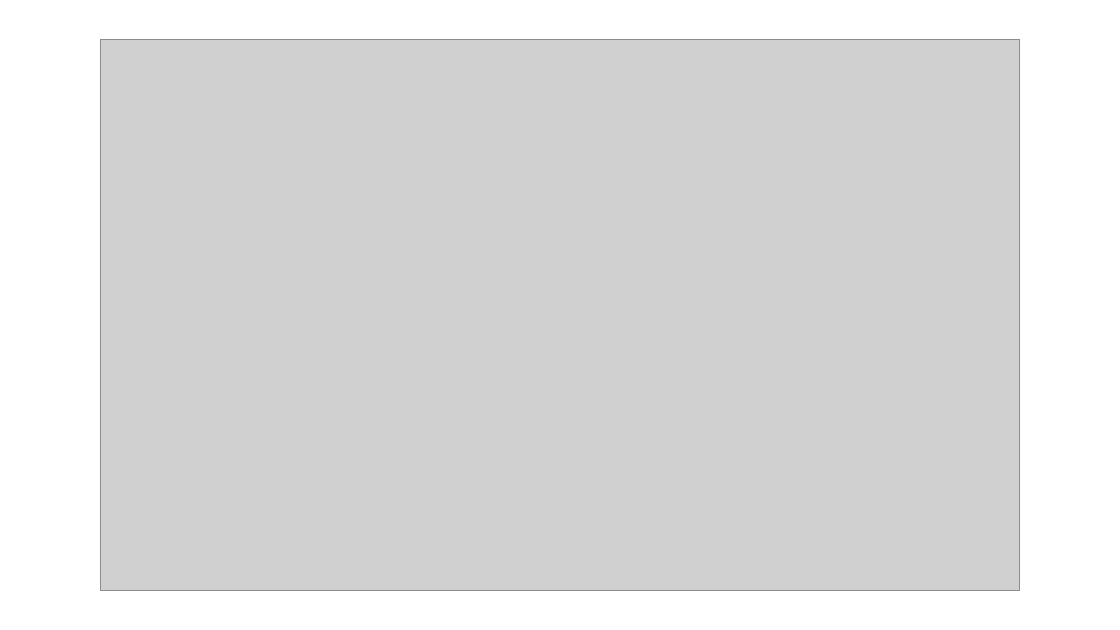
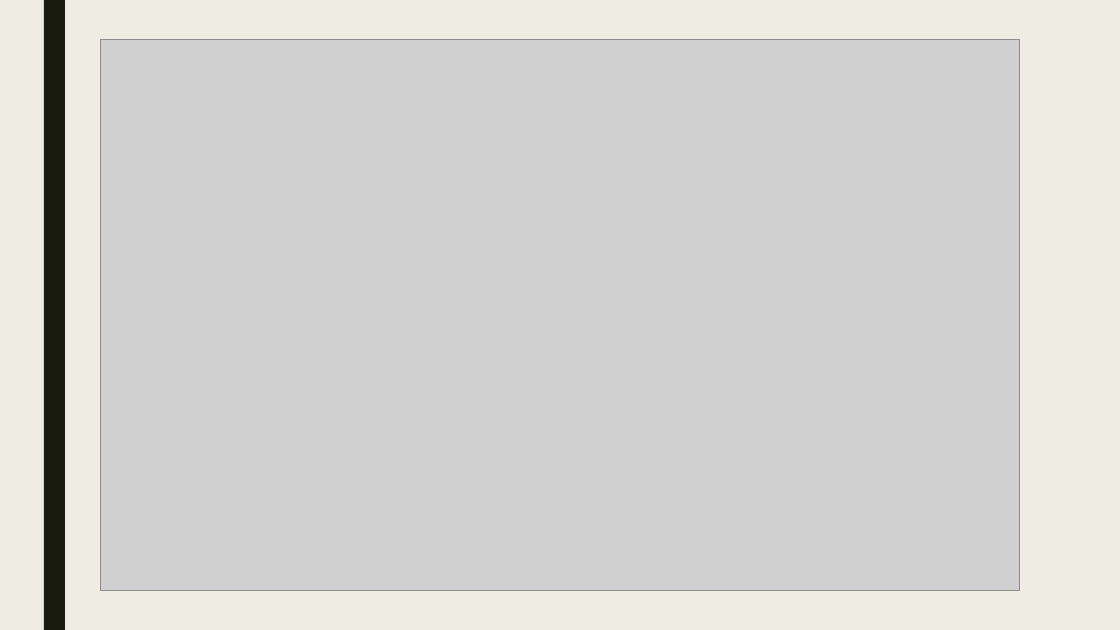
Before and after one commit to Deymos01/packages-final-project, a slide deck: slide 9 of data_visualization/project.pptx (slide 7 before the commit). Drawn at 1120x630 pixels with LibreOffice and Linux fonts; fonts in the diff are those of the drawing; grey boxes stand for pictures. Boxes give left, top, right and bottom in pixels: in the first picture for what was removed or moved away, otherwise in the second. Text is boxed around its words. In the diff, an @@ line names an element or a change of style, - is before the commit and + after.

```diff
--- a/data_visualization/project.pptx
+++ b/data_visualization/project.pptx
@@ background #FFFFFF to #EFEDE3 @@
@@ rectangle added at bbox=[44, 0, 65, 630], fill #191B0E @@
```
Also in this commit, not shown: 10 other slides changed, 3 slides added, 1 slide removed.
